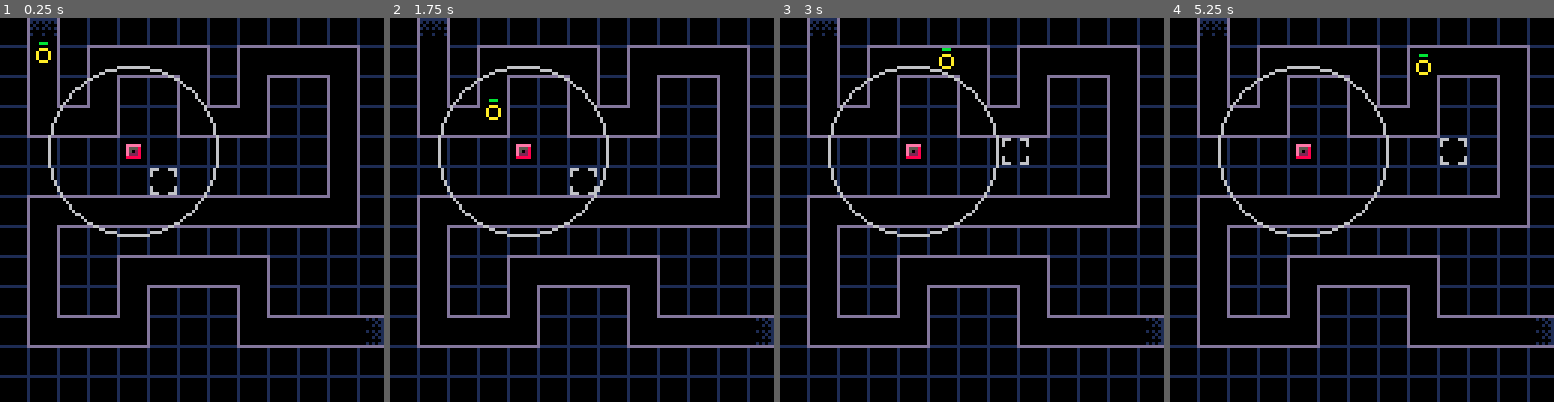
Above: before the commit, frames 1-4 (left to right).
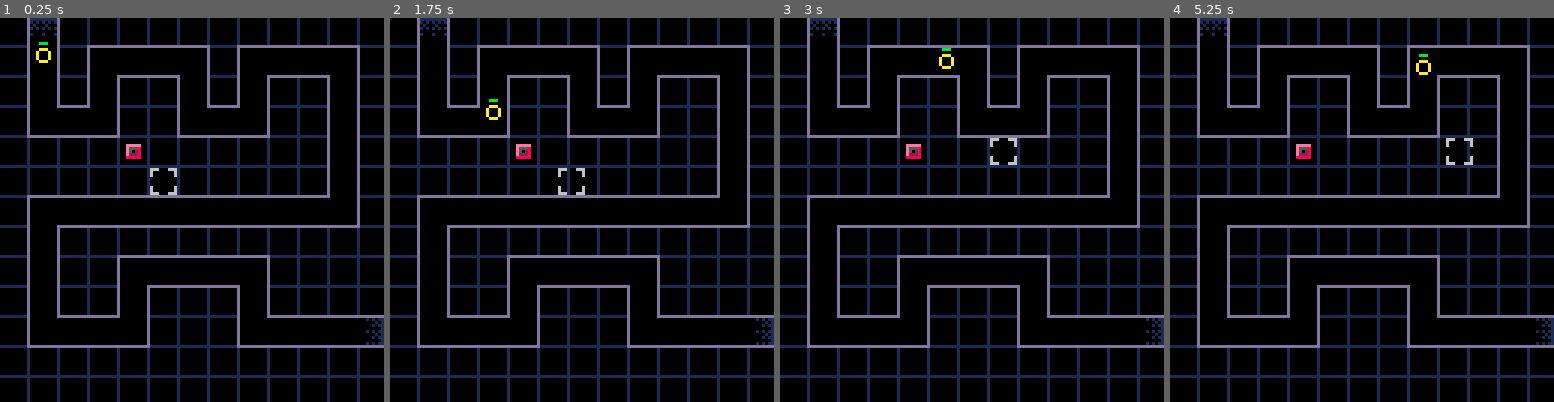
Above: after the commit, the same moments.

Repository: beardedsakimonkey/pixel_td.p8
Game: PICO-8 cartridge pixel_td.p8
The game is run twice, just before and just after one commit, with the same random seed, the same clock (stepped at 60 frames per second) and the same inputs.
Inputs:
- Up to frame 1 (0.25 s): no input
- Up to frame 2 (1.75 s): tap X (X key) at 0.33, 1.07 s; tap O (Z key) at 0.7, 1.7 s; hold Right from 1.6 s (still down)
- Up to frame 3 (3 s): tap X (X key) at 1.85, 2.97 s; release Right at 2.1 s; tap O (Z key) at 2.1, 2.5, 2.9 s; hold Up 2.15-2.42 s; hold Right from 2.47 s (still down)
- Up to frame 4 (5.25 s): release Right at 3.03 s; hold Left 3.08-3.58 s; tap O (Z key) every 0.4 s from 3.3 to 4.9 s; hold Down 3.63-3.97 s; hold Right 4.02-4.68 s; tap X (X key) at 4.08, 5.2 s; hold Up 4.73-5.03 s; hold Left from 5.08 s (still down)

The runs differ from the first frame. In frame 1, 1.0% of the frame differs, in the area x 12-58%, y 12-58%; in frame 2, 1.2%; in frame 3, 1.2%; in frame 4, 1.2%.

Commit message:
easeout animation for selection

Diff:
--- a/core.lua
+++ b/core.lua
@@ -22,10 +22,10 @@
 grid_bitmap = {}
 path_points = {}
 sel = {
-    dest_x=50, dest_y=50,
-    -- for animation
-    cur_x=50, cur_y=50,
-    dx=0, dy=0,
+    dst_x=50, dst_y=50,
+    x=50, y=50,
+    src_x=50, src_y=50,
+    ts_x=0, ts_y=0,-- animation start time
 }
 enemies = {}
 towers = {}
@@ -168,36 +168,50 @@
     return (((enmy.x - twr.x)^2) + ((enmy.y - twr.y)^2)) < (twr.range^2)
 end
 
-function try_move_selection(dir)
-    -- Convert selection to grid coordinates
-    local cur_cell_x = sel.dest_x / 10
-    local cur_cell_y = sel.dest_y / 10
-
+-- Todo: this doesn't actually do the moving
+function move_selection(dir)
     -- Find destination cell
-    local dst_cell_x = cur_cell_x
-    local dst_cell_y = cur_cell_y
-    local dx = dir == B.right and 1 or dir == B.left and -1 or 0
-    local dy = dir == B.down and  1 or dir == B.up   and -1 or 0
+    local dst_x = sel.dst_x / 10
+    local dst_y = sel.dst_y / 10
+    local cell_dx = dir == B.right and 1 or dir == B.left and -1 or 0
+    local cell_dy = dir == B.down and  1 or dir == B.up   and -1 or 0
     while true do
-        dst_cell_x += dx
-        dst_cell_y += dy
-        -- Don't move past boundaries
-        if dst_cell_x <= 0 or dst_cell_y <= 0 or
-            dst_cell_x >= 12 or dst_cell_y >= 12 then
+        -- move 0 or 1 cells in both directions
+        dst_x += cell_dx
+        dst_y += cell_dy
+        -- bail if we reached a boundary
+        if dst_x <= 0 or dst_y <= 0 or
+            dst_x >= 12 or dst_y >= 12 then
             return
         end
-        if grid_bitmap[dst_cell_y+1][dst_cell_x+1] == 0 then
+        -- break if it's a valid cell
+        if grid_bitmap[dst_y+1][dst_x+1] == 0 then
             break
         end
     end
 
-    -- Move selection
-    sel.dest_x = dst_cell_x * 10
-    sel.dest_y = dst_cell_y * 10
-    if     dir == B.left  then sel.dx = -4
-    elseif dir == B.right then sel.dx = 4
-    elseif dir == B.up    then sel.dy = -4
-    elseif dir == B.down  then sel.dy = 4 end
+    if cell_dx ~= 0 then
+        if sel.x ~= sel.dst_x then
+            sel.src_x = sel.x
+            sel.ts_x = time()
+        end
+        if sel.ts_x == 0 then
+            sel.ts_x = time()
+        end
+    end
+    if cell_dy ~= 0 then
+        if sel.y ~= sel.dst_y then
+            sel.src_y = sel.y
+            sel.ts_y = time()
+        end
+        if sel.ts_y == 0 then
+            sel.ts_y = time()
+        end
+    end
+
+    -- Update destination
+    sel.dst_x = dst_x * 10
+    sel.dst_y = dst_y * 10
 end
 
 --------------------------------------------------------------------------------
@@ -206,24 +220,28 @@
 function _update()
     t += 1
     -- Update selection
-    if btnp(B.left)  then try_move_selection(B.left) end
-    if btnp(B.right) then try_move_selection(B.right) end
-    if btnp(B.up)    then try_move_selection(B.up) end
-    if btnp(B.down)  then try_move_selection(B.down) end
-    if sel.dx ~= 0 then
-        sel.cur_x += sel.dx
-        if sel.dx > 0 and sel.cur_x > sel.dest_x
-            or sel.dx < 0 and sel.cur_x < sel.dest_x then
-            sel.cur_x = sel.dest_x
-            sel.dx = 0
-        end
-    end
-    if sel.dy ~= 0 then
-        sel.cur_y += sel.dy
-        if sel.dy > 0 and sel.cur_y > sel.dest_y
-            or sel.dy < 0 and sel.cur_y < sel.dest_y then
-            sel.cur_y = sel.dest_y
-            sel.dy = 0
+    if btnp(B.left)  then move_selection(B.left) end
+    if btnp(B.right) then move_selection(B.right) end
+    if btnp(B.up)    then move_selection(B.up) end
+    if btnp(B.down)  then move_selection(B.down) end
+    if sel.ts_x ~= 0 then -- is animating
+        local dt = min(1, (time() - sel.ts_x)*4)
+        if dt == 1 then -- done animating
+            sel.x = sel.dst_x
+            sel.src_x = sel.dst_x
+            sel.ts_x = 0
+        else
+            sel.x = lerp(sel.src_x, sel.dst_x, easeout(dt))
+        end
+    end
+    if sel.ts_y ~= 0 then -- is animating
+        local dt = min(1, (time() - sel.ts_y)*4)
+        if dt == 1 then -- done animating
+            sel.y = sel.dst_y
+            sel.src_y = sel.dst_y
+            sel.ts_y = 0
+        else
+            sel.y = lerp(sel.src_y, sel.dst_y, easeout(dt))
         end
     end
 
@@ -331,8 +349,8 @@
 
     -- Draw selection
     do
-        local top   = sel.cur_y
-        local left  = sel.cur_x
+        local top   = sel.y
+        local left  = sel.x
         local bot   = top + 8
         local right = left + 8
         local color = C.light_gray
@@ -355,7 +373,7 @@
         local x = twr.x*10
         local y = twr.y*10
         spr(twr.type, x, y)
-        circ(x+4, y+4, twr.range, C.light_gray) -- range
+        -- circ(x+4, y+4, twr.range, C.light_gray) -- range
 
         -- Draw bullets
         for blt in all(twr.bullets) do
@@ -376,4 +394,9 @@
 
     -- local c = (t%4 == 0 or (t-1)%4 == 0) and C.pink or C.orange
     -- print('❎ send wave', 22, 1, c)
-end
+    color(C.red)
+    -- print('dst:' .. sel.dst_x .. ' ' .. sel.dst_y)
+    -- print('x/y:' .. sel.x .. ' ' .. sel.y)
+    -- print('src:' .. sel.src_x .. ' ' .. sel.src_y)
+    -- print('dt:' .. (time() - sel.ts) * 2)
+end
--- a/util.lua
+++ b/util.lua
@@ -14,3 +14,11 @@
     end)
     return res
 end
+
+function lerp(a, b, t)
+    return a + (b-a)*t
+end
+
+function easeout(t)
+    return 1 - (1-t)*(1-t)
+end
